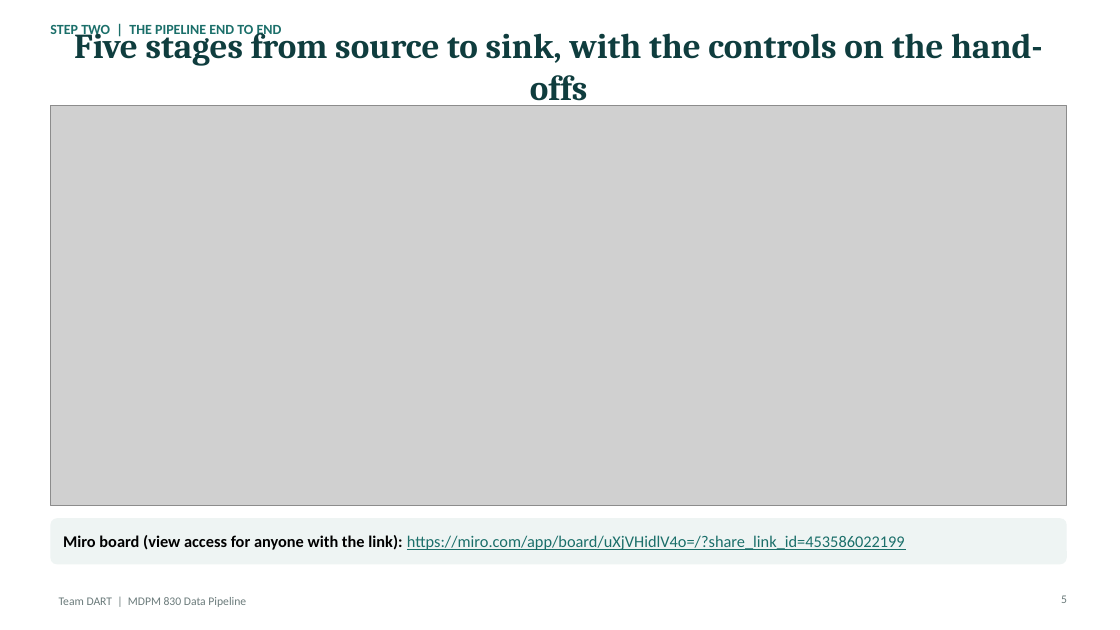
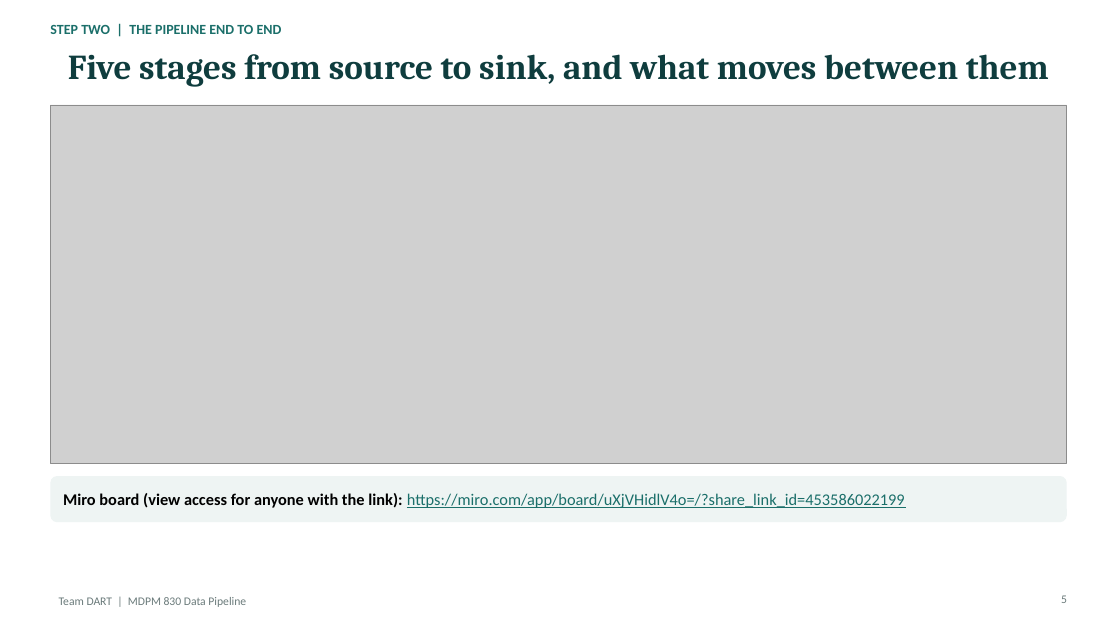
Before and after one commit to teminicrownpro-max/Adekunle-Adeniji, a slide deck: slide 5 of MDPM 830/Data Pipeline/TeamDART_MDPM830_Data_Pipeline.pptx. Drawn at 1120x630 pixels with LibreOffice and Linux fonts; fonts in the diff are those of the drawing; grey boxes stand for pictures. Boxes give left, top, right and bottom in pixels: in the first picture for what was removed or moved away, otherwise in the second. Text is boxed around its words. In the diff, an @@ line names an element or a change of style, - is before the commit and + after.

```diff
--- a/MDPM 830/Data Pipeline/TeamDART_MDPM830_Data_Pipeline.pptx
+++ b/MDPM 830/Data Pipeline/TeamDART_MDPM830_Data_Pipeline.pptx
@@ title at <box>68,54,1049,86</box>: text changed @@
-Five stages from source to sink, with the controls on the hand-offs
+Five stages from source to sink, and what moves between them
@@ picture: place and size @@
-picture at <box>50,105,1067,506</box>
+picture at <box>50,105,1067,464</box>
@@ rounded rectangle: place and size @@
-rounded rectangle at <box>50,518,1067,565</box>
+rounded rectangle at <box>50,476,1067,523</box>
@@ text "Miro board (view access for ...": place and size @@
-text "Miro board (view access for ..." at <box>63,535,905,550</box>
+text "Miro board (view access for ..." at <box>63,493,905,508</box>
```
Also in this commit, not shown: 2 other slides changed, 2 other files.
